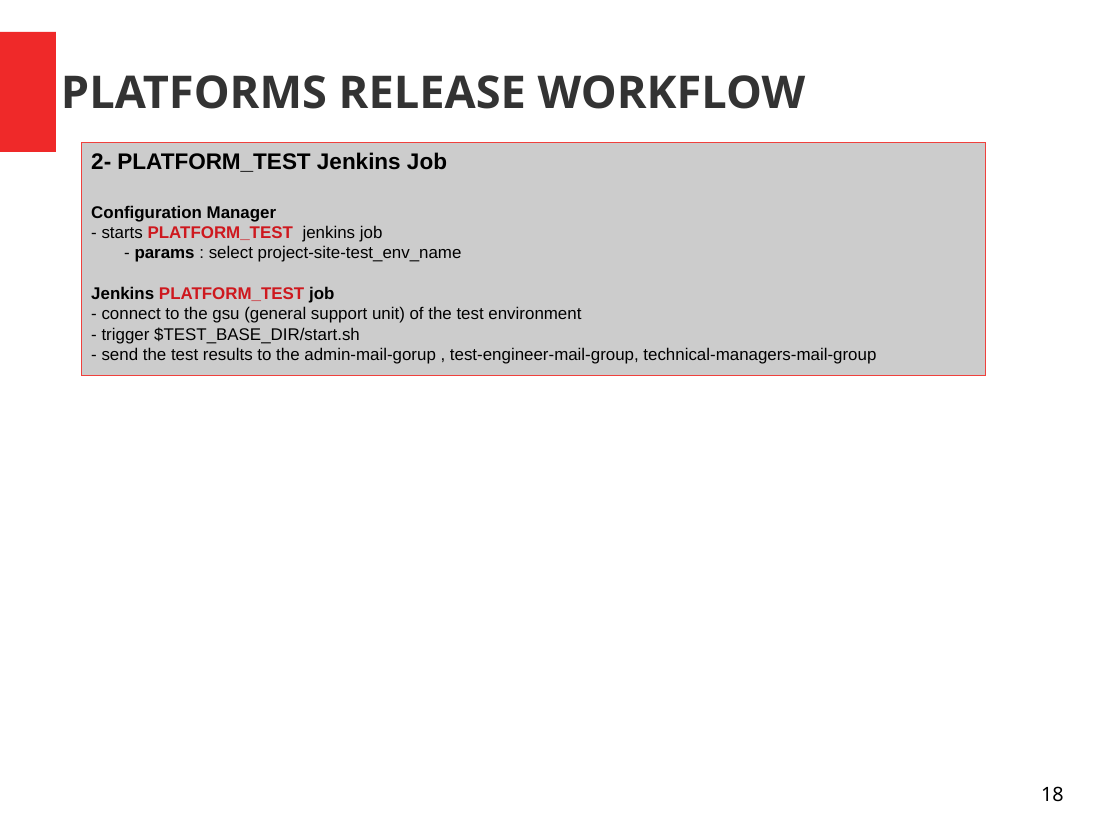
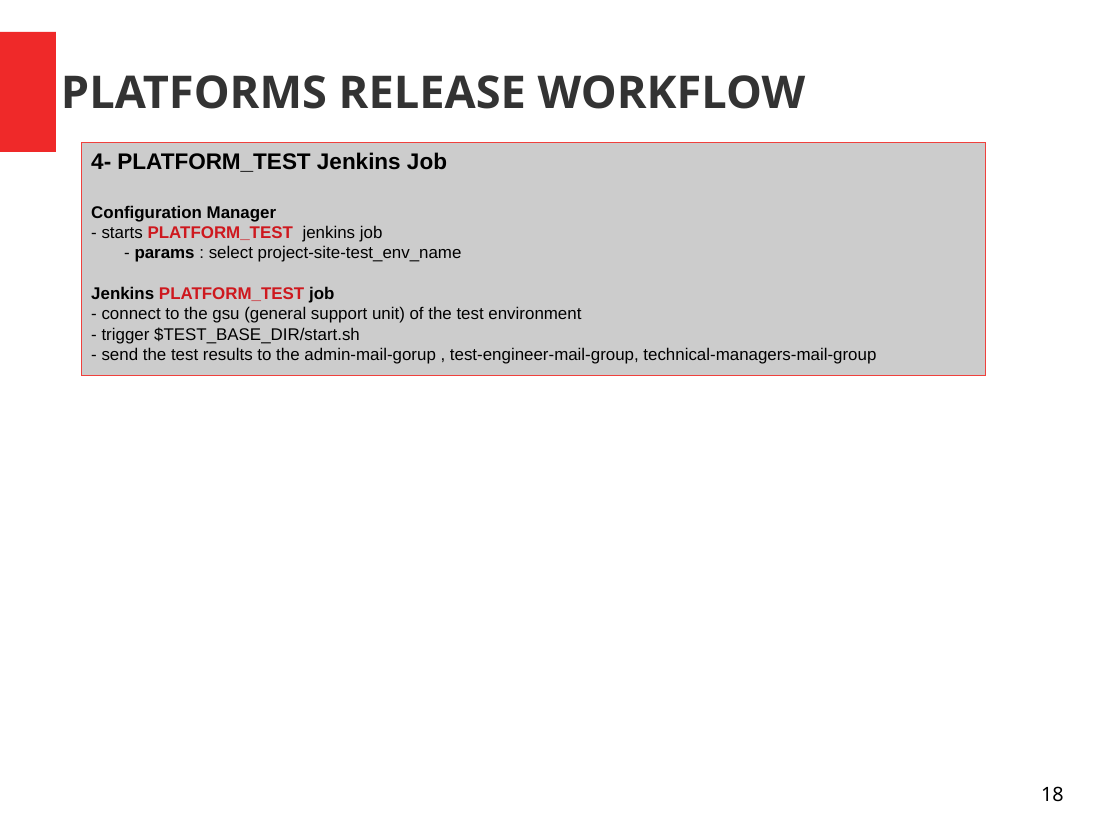
Before and after one commit to mehmetpekmezci/infra, a slide deck: slide 18 of ci-cd/doc/workflows/ci-cd-workflow.draft.odp. Drawn at 1120x840 pixels with LibreOffice and Linux fonts; fonts in the diff are those of the drawing. Boxes give left, top, right and bottom in pixels: in the first picture for what was removed or moved away, otherwise in the second. Text is boxed around its words. In the diff, an @@ line names an element or a change of style, - is before the commit and + after.

```diff
--- a/ci-cd/doc/workflows/ci-cd-workflow.draft.odp
+++ b/ci-cd/doc/workflows/ci-cd-workflow.draft.odp
@@ text in rectangle at [91,152,447,172]: text changed @@
-2- PLATFORM_TEST Jenkins Job
+4- PLATFORM_TEST Jenkins Job
```
Also in this commit, not shown: 1 other slide changed, 1 other file.
